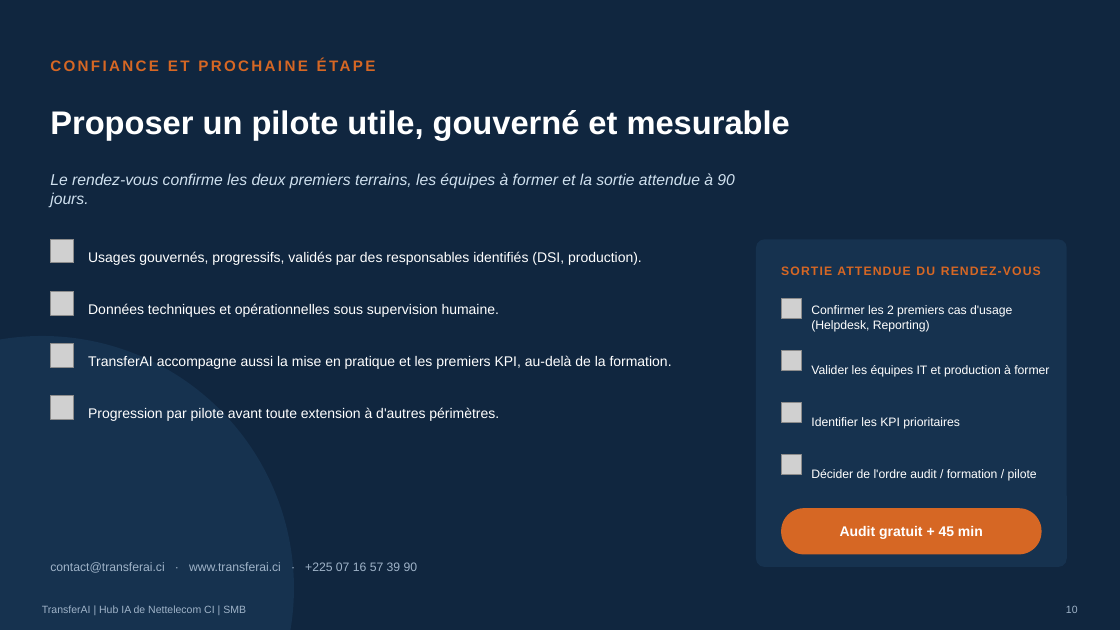
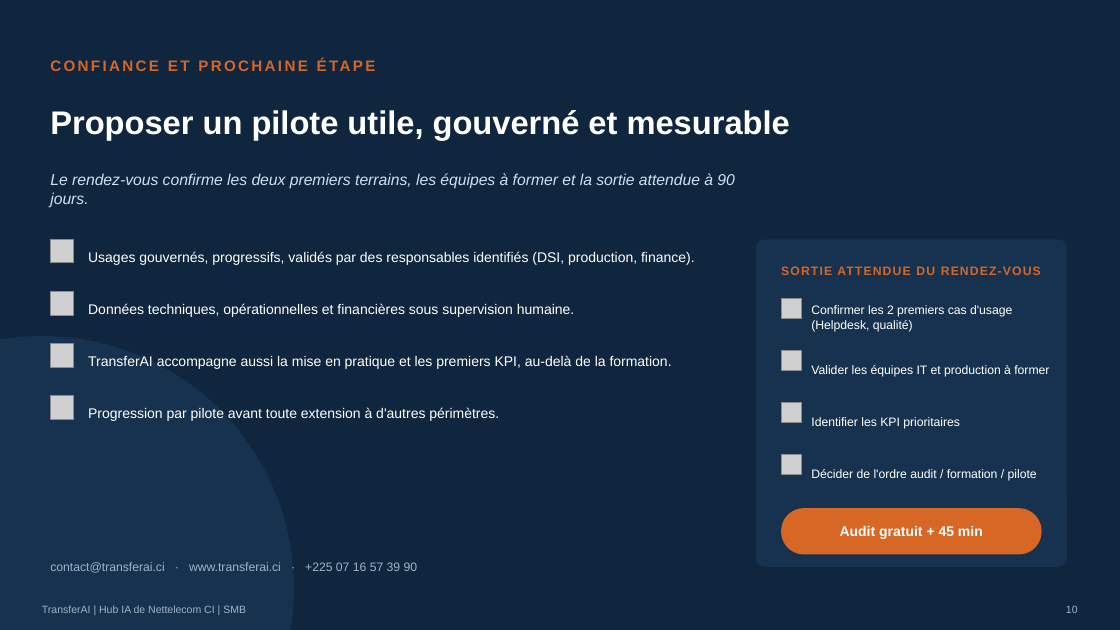
Before and after one commit to mayoro1972/connect-ia-bloom, a slide deck: slide 10 of docs/transferai-prospection/packs-entreprises-cibles-2026-07/SMB/Deck_SMB_2026-07-07.pptx. Drawn at 1120x630 pixels with LibreOffice and Linux fonts; fonts in the diff are those of the drawing; grey boxes stand for pictures. Boxes give left, top, right and bottom in pixels: in the first picture for what was removed or moved away, otherwise in the second. Text is boxed around its words. In the diff, an @@ line names an element or a change of style, - is before the commit and + after.

```diff
--- a/docs/transferai-prospection/packs-entreprises-cibles-2026-07/SMB/Deck_SMB_2026-07-07.pptx
+++ b/docs/transferai-prospection/packs-entreprises-cibles-2026-07/SMB/Deck_SMB_2026-07-07.pptx
@@ text at [88,251,695,265]: text changed @@
-Usages gouvernés, progressifs, validés par des responsables identifiés (DSI, production).
+Usages gouvernés, progressifs, validés par des responsables identifiés (DSI, production, finance).
@@ text at [88,303,574,317]: text changed @@
-Données techniques et opérationnelles sous supervision humaine.
+Données techniques, opérationnelles et financières sous supervision humaine.
@@ text at [811,305,1012,332]: text changed @@
-Confirmer les 2 premiers cas d'usage (Helpdesk, Reporting)
+Confirmer les 2 premiers cas d'usage (Helpdesk, qualité)
```
Also in this commit, not shown: 9 other slides changed, 31 other files.
